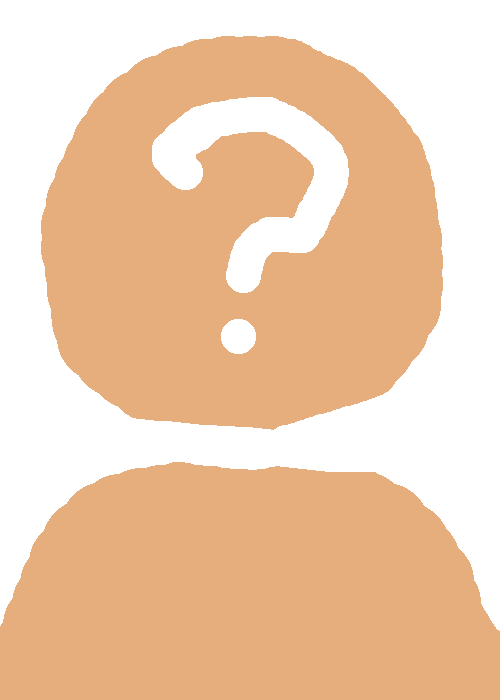
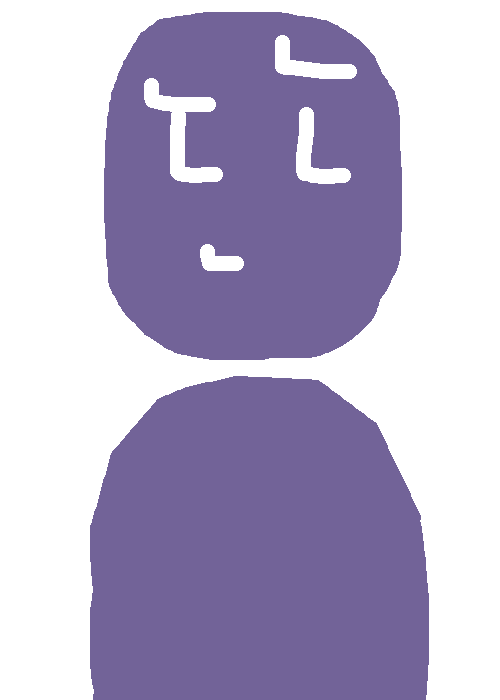
The second 500×700 image is a revision of the first. Changes to its layers:
added group "Lilac" with 6 layers above "Aqua" over [90,12,429,700]
added layer "Baffled" in group "Lilac" over [90,12,429,700]
hid group "Cream" (8 layers) over [0,36,500,700]
